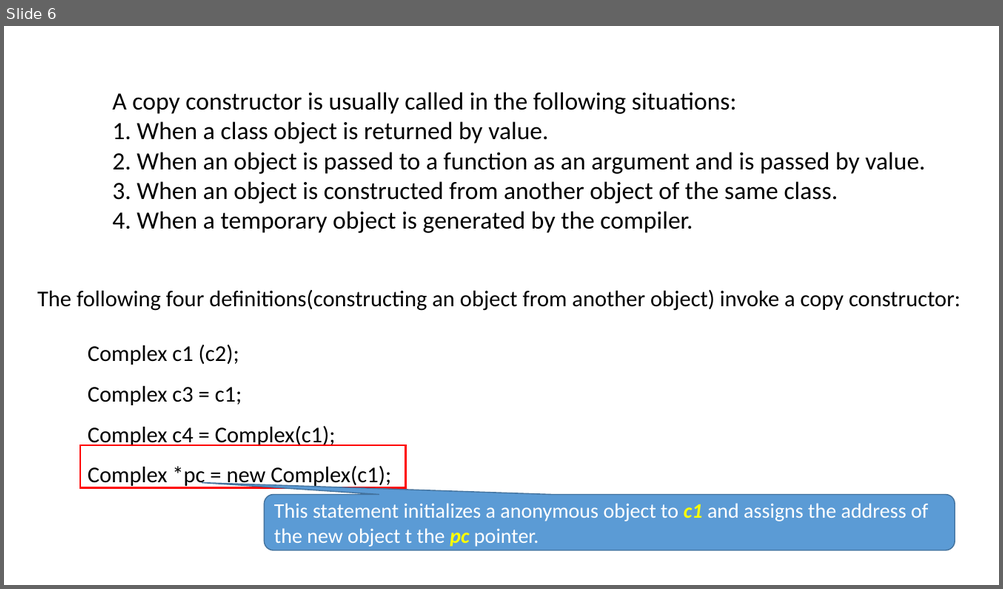
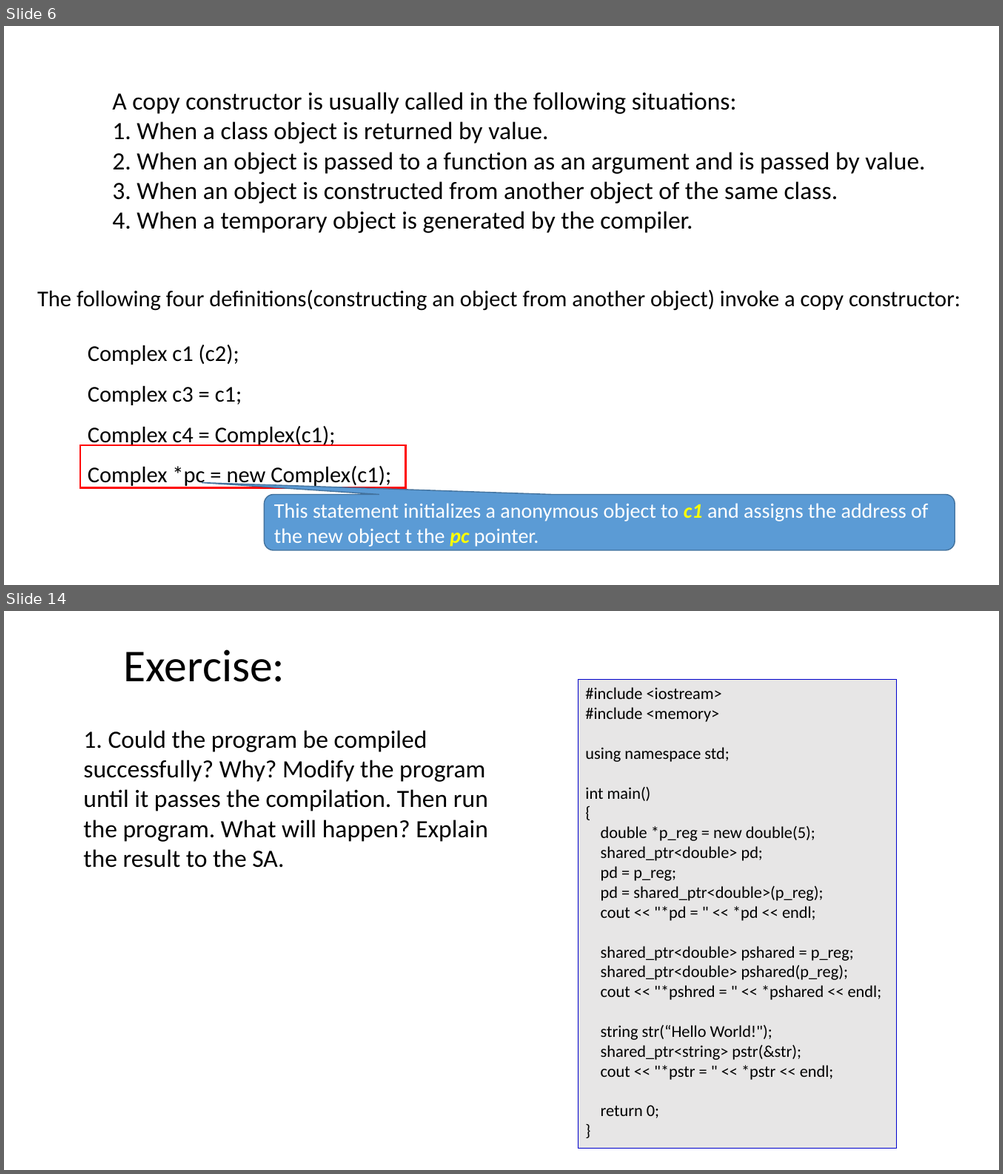
Before and after one commit to ShiqiYu/CPP, a slide deck: week11/Lab11.pptx. Shown one above the other, each under a label of ours: slide 6 before the commit, slides 6 and 14 after it; the slides between them are not shown. The pictures are 1003x589 and 1003x1174 pixels, drawn with LibreOffice and Linux fonts; fonts in the diff are those of the drawing; background and template pictures are left out. Boxes give left, top, right and bottom in pixels: in the first picture for what was removed or moved away, otherwise in the second. Text is boxed around its words. In the diff, an @@ line names an element or a change of style, - is before the commit and + after.

```diff
--- a/week11/Lab11.pptx
+++ b/week11/Lab11.pptx
@@ slide 14 added at [4,611,999,1170], background #FFFFFF @@
@@ title added at [124,649,285,682], 44 pt, text #000000 @@
+Exercise:
@@ rectangle added at [578,680,896,1149], fill #E7E6E6, outline #0000CC 0.75 pt, 16 pt, text #000000 @@
+#include <iostream>
+#include <memory>
+using namespace std;
+int main()
+{
+double *p_reg = new double(5);
+shared_ptr<double> pd;
+pd = p_reg;
+pd = shared_ptr<double>(p_reg);
+cout << "*pd = " << *pd << endl;
+shared_ptr<double> pshared = p_reg;
+shared_ptr<double> pshared(p_reg);
+cout << "*pshred = " << *pshared << endl;
+string str(“Hello World!");
+shared_ptr<string> pstr(&str);
+cout << "*pstr = " << *pstr << endl;
+return 0;
+}
@@ text added at [83,730,488,868], 24 pt, text #000000 @@
+1. Could the program be compiled successfully? Why? Modify the program until it passes the compilation. Then run the program. What will happen? Explain the result to the SA.
```
Also in this commit, not shown: 5 slides changed, 3 other slides added, 2 slides removed, 1 other file.
